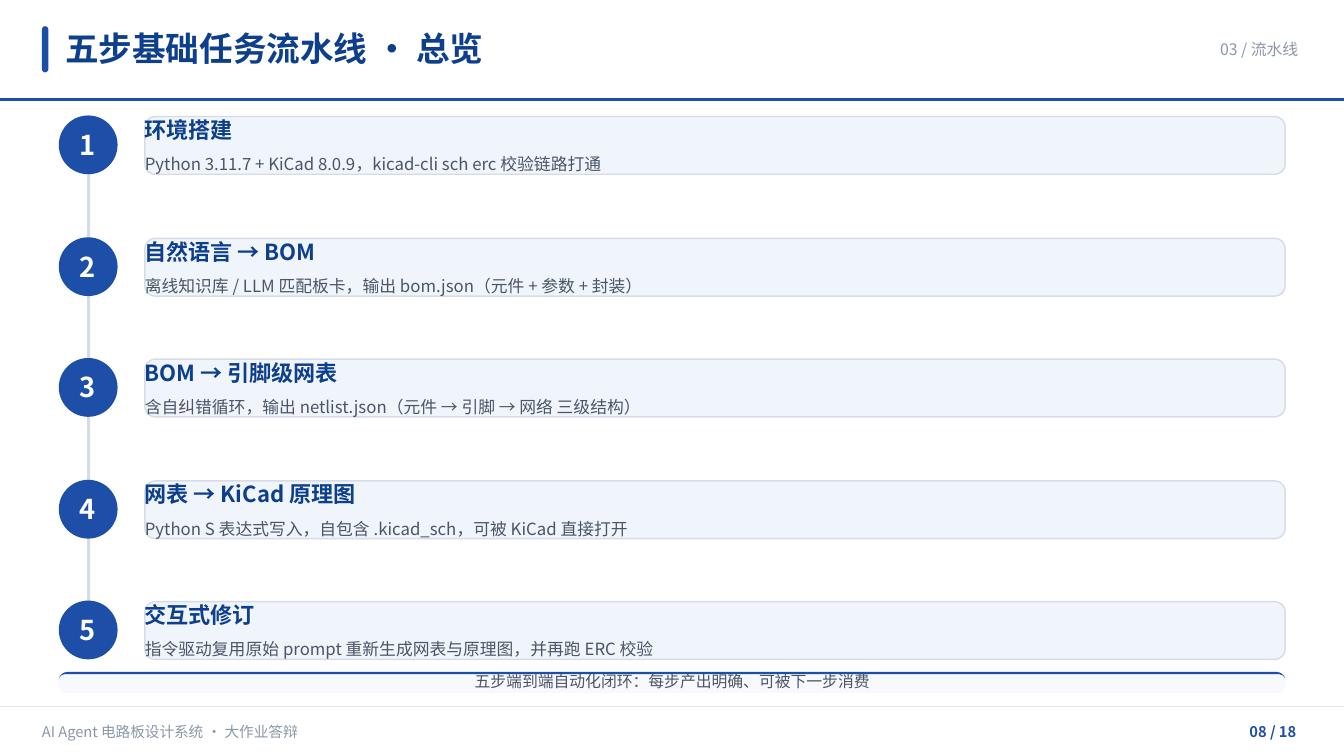
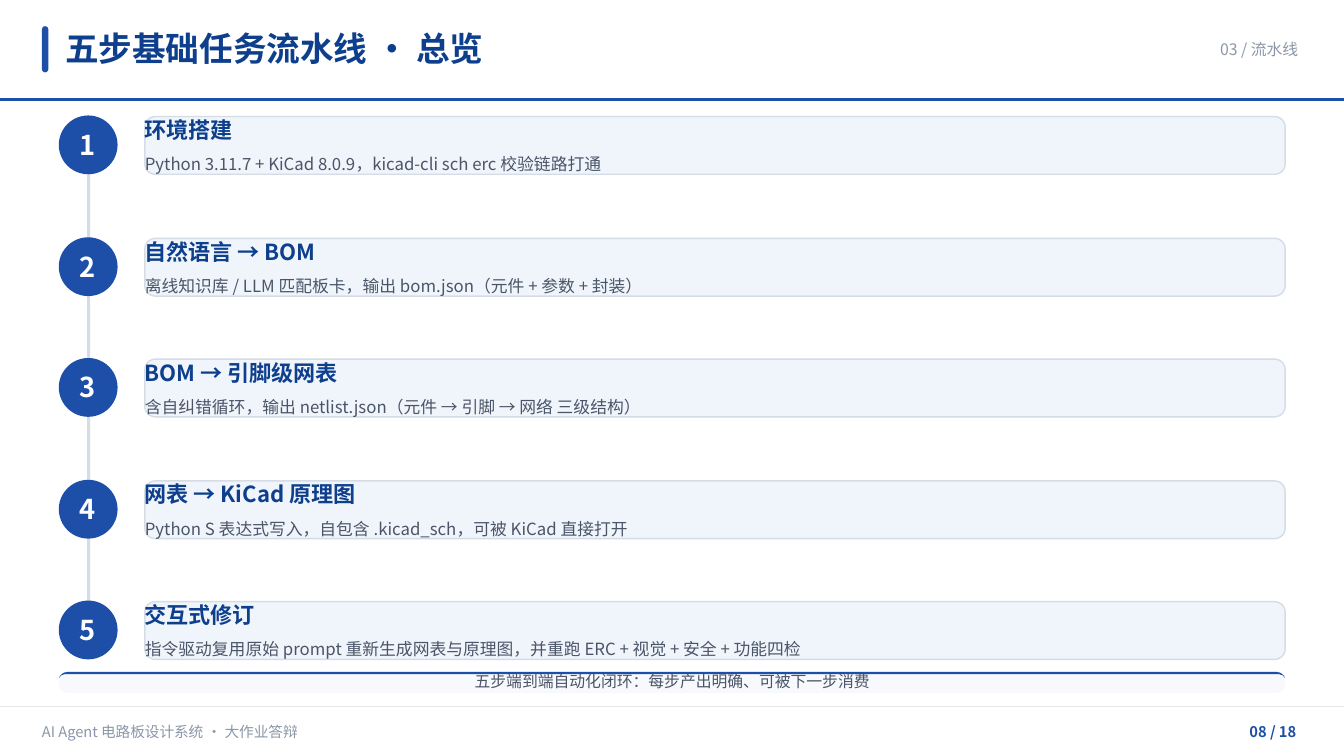
Before and after one commit to Xin4813/ai_agent_pcb, a slide deck: slide 8 of docs/答辩PPT/答辩PPT.pptx. Drawn at 1344x756 pixels with LibreOffice and Linux fonts; fonts in the diff are those of the drawing. Boxes give left, top, right and bottom in pixels: in the first picture for what was removed or moved away, otherwise in the second. Text is boxed around its words. In the diff, an @@ line names an element or a change of style, - is before the commit and + after.

Commit message:
docs: 同步答辩PPT与设计报告到当前项目状态
- PPT P14: 63条预期违规改为 ERC 0违规 + 四检全绿(4/4)
- PPT P17: 补 Web前端/四检闭环/通用拓扑修复，修正'真实LLM待接入'为已接入
- PPT P6/P8: 架构与流水线补四检闭环
- 报告: 摘要/背景/第五章改为四检全绿，25/63基线说明为历史
- 报告: 第二章校验层补四模块，第七章补Web前端，第八章去掉硬编码symbols-dir

```diff
--- a/docs/答辩PPT/答辩PPT.pptx
+++ b/docs/答辩PPT/答辩PPT.pptx
@@ text at [145,641,801,659]: text changed @@
-指令驱动复用原始 prompt 重新生成网表与原理图，并再跑 ERC 校验
+指令驱动复用原始 prompt 重新生成网表与原理图，并重跑 ERC + 视觉 + 安全 + 功能四检
```
Also in this commit, not shown: 3 other slides changed, 1 other file.
